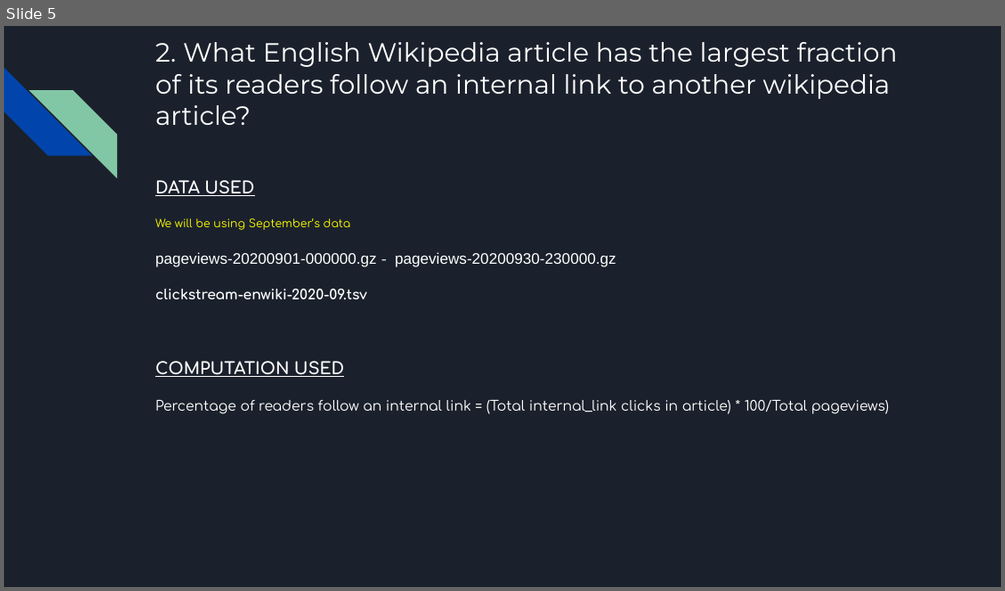
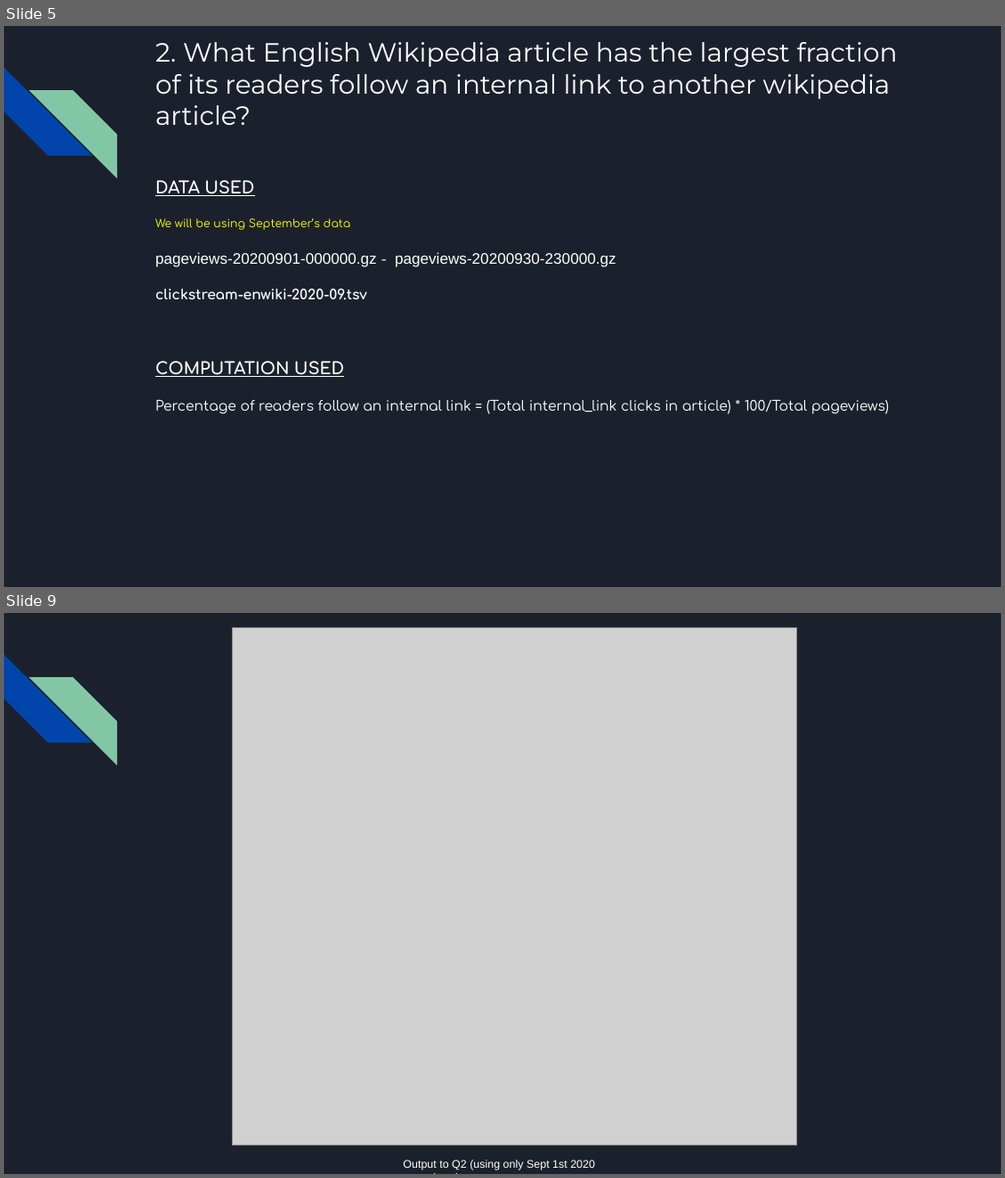
Before and after one commit to AlanLiang1/Project_1, a slide deck: P1 Presentation.pptx. Shown one above the other, each under a label of ours: slide 5 before the commit, slides 5 and 9 after it; the slides between them are not shown. The pictures are 1005x591 and 1005x1178 pixels, drawn with LibreOffice and Linux fonts; fonts in the diff are those of the drawing; grey boxes stand for pictures. Boxes give left, top, right and bottom in pixels: in the first picture for what was removed or moved away, otherwise in the second. Text is boxed around its words. In the diff, an @@ line names an element or a change of style, - is before the commit and + after.

```diff
--- a/P1 Presentation.pptx
+++ b/P1 Presentation.pptx
@@ slide 9 added at [4, 613, 1001, 1174], background #1B212C; not listed: 2 template elements that a slide beside it also shows @@
@@ picture added at [232, 628, 798, 1145] @@
@@ text added at [403, 1159, 595, 1170], 8 pt, text #FFFFFF @@
+Output to Q2 (using only Sept 1st 2020 pageviews)
```
Also in this commit, not shown: 15 slides changed, 5 other slides added, 1 other file.
